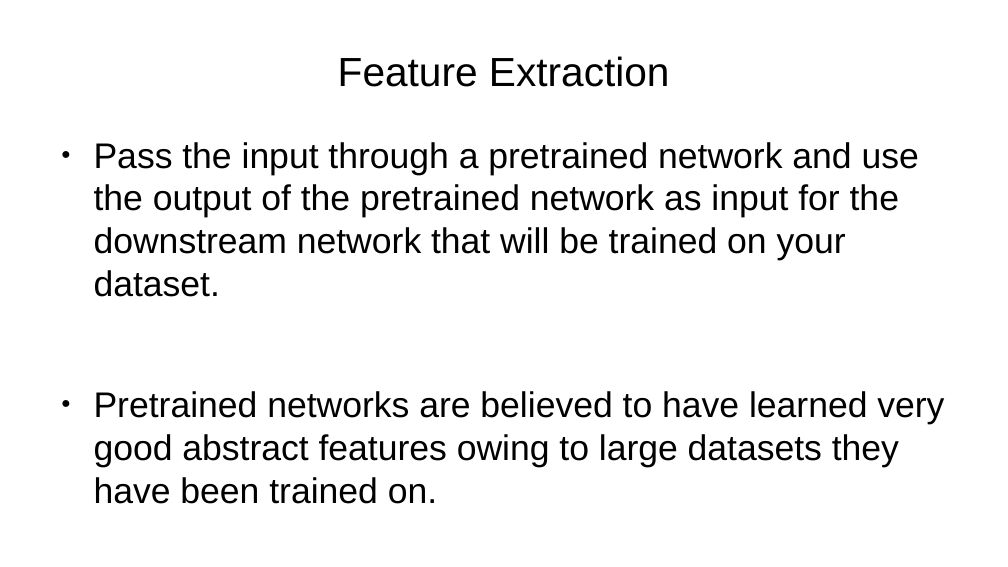
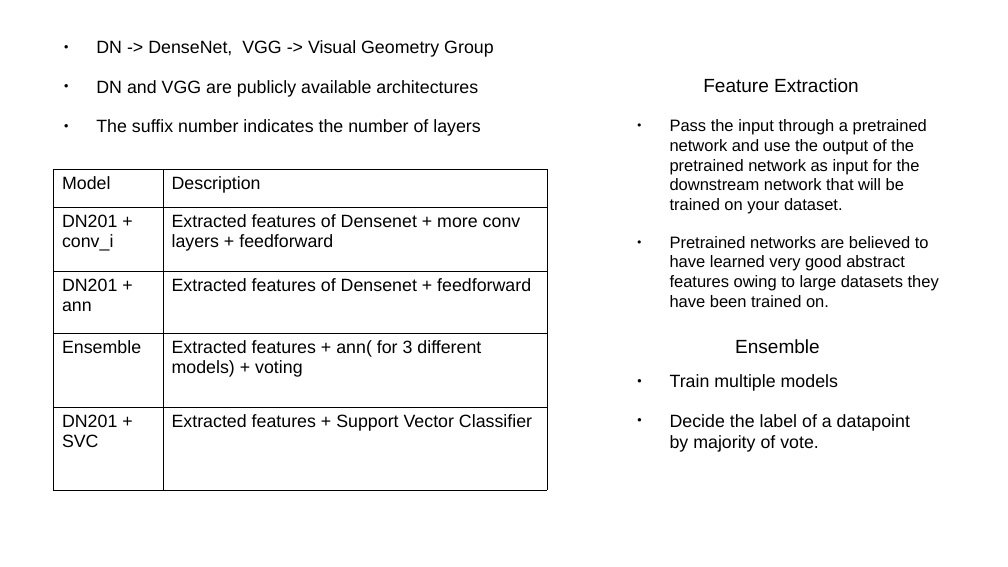
Before and after one commit to shouvikcirca/PCB-Classification, a slide deck: slide 5 of Docs/ppt1.odp (slide 9 before the commit). Drawn at 1008x567 pixels with LibreOffice and Linux fonts; fonts in the diff are those of the drawing. Boxes give left, top, right and bottom in pixels: in the first picture for what was removed or moved away, otherwise in the second. Text is boxed around its words. In the diff, an @@ line names an element or a change of style, - is before the commit and + after.

```diff
--- a/Docs/ppt1.odp
+++ b/Docs/ppt1.odp
@@ text added at bbox=[96, 40, 493, 136], 14 pt, text #000000 @@
+● DN -> DenseNet, VGG -> Visual Geometry Group
+● DN and VGG are publicly available architectures
+● The suffix number indicates the number of layers
@@ title "Feature Extraction": place and size @@
-title "Feature Extraction" at bbox=[338, 56, 670, 87]
+title "Feature Extraction" at bbox=[703, 78, 859, 93]
@@ title "Feature Extraction" at bbox=[703, 78, 859, 93]: size 32 to 15 pt @@
@@ text "Pass the input through a ...": place and size @@
-text "Pass the input through a ..." at bbox=[94, 142, 944, 467]
+text "Pass the input through a ..." at bbox=[670, 119, 939, 307]
@@ text "Pass the input through a ..." at bbox=[670, 119, 939, 307]: size 28 to 12.9 pt @@
@@ table added at bbox=[53, 169, 548, 490], 5 rows, 2 columns @@
+Model | Description
+DN201 + conv_i | Extracted features of Densenet + more conv layers + feedforward
+DN201 + ann | Extracted features of Densenet + feedforward
+Ensemble | Extracted features + ann( for 3 different models) + voting
+DN201 + SVC | Extracted features + Support Vector Classifier
@@ title added at bbox=[735, 339, 820, 354], 15 pt, text #000000 @@
+Ensemble
@@ text added at bbox=[670, 374, 910, 452], 14 pt, text #000000 @@
+● Train multiple models
+● Decide the label of a datapoint by majority of vote.
```
Also in this commit, not shown: 2 other slides changed, 3 slides added, 2 slides removed, 2 other files.
